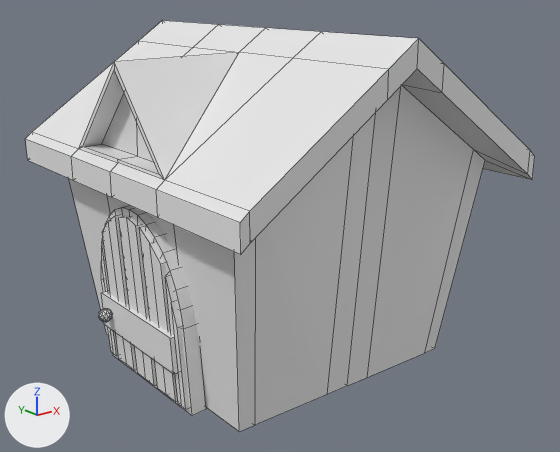
The Blender file Assets/Models/Environment/Cabin.blend, before and after one commit.
Both versions are drawn from a 50 mm camera at (-3.05, -3.95, 2.41) aimed at (0.03, -0.1, 0.87). The axes (+X, +Y, +Z) are drawn at lower left. The lights are the same throughout. Mesh edges are drawn as thin lines.

Script lines for the objects in view, before the commit:
```python
me_circle = bpy.data.meshes.new('Circle')
me_circle.from_pydata(...)  # 152 vertices, 192 faces; spans x -1.0..0.95, y -1.0..1.0, z -0.39..0.0
me_cube_001 = bpy.data.meshes.new('Cube.001')
me_cube_001.from_pydata(...)  # 71 vertices, 66 faces; spans x -1.12..0.0, y -1.26..1.26, z -1.0..1.14
ob_circle = bpy.data.objects.new('Circle', me_circle)
ob_circle.location = (-0.875, 0.007, 0.559)
ob_circle.rotation_euler = (0.0, 1.511, 0.0)  # degrees (0, 87, 0)
ob_circle.scale = (0.593, 0.5, 0.593)
ob_cube = bpy.data.objects.new('Cube', me_cube_001)
ob_cube.location = (0.0, 0.0, 1.0)
_m = ob_cube.modifiers.new('Mirror', 'MIRROR')
_m.use_clip = True
```
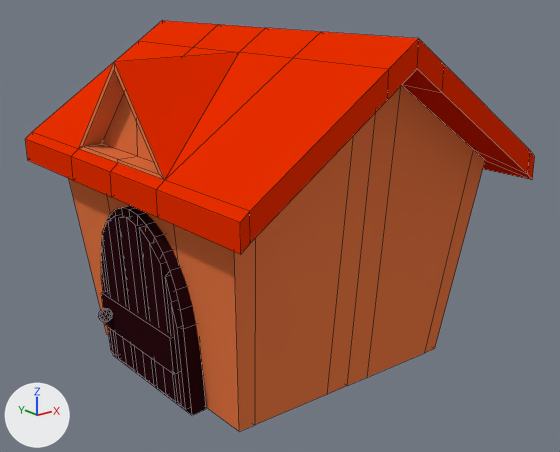
Pixel boxes (x1, y1, x2, y2) of what changed, in the pictures (560 x 452 px):
'Circle', recoloured (grey to black): (98, 206, 206, 416) in both
part 1 of me_cube_001, recoloured: (25, 21, 535, 254) in both
part 2 of me_cube_001, recoloured (grey to orange): (79, 63, 165, 180) in both
part 3 of me_cube_001, recoloured: (174, 85, 485, 431) in both
part 4 of me_cube_001, recoloured: (69, 179, 111, 336) in both
part 5 of me_cube_001, recoloured: (107, 196, 178, 260) in both

The change in detail:
Material 'Roof' (mat_roof) is new.
Its base color is (0.8, 0.028, 0.0) (orange #e72f00).
Material 'Walls' (mat_walls) is new.
Its base color is (0.8, 0.186, 0.0584) (orange #e77744).
Material 'Door' (mat_door) is new.
Its base color is (0.0237, 0.004, 0.00648) (black #2b0d13).
me_circle has 152 vertices, 192 faces and spans x -1.0..0.95, y -1.0..1.0, z -0.39..0.0.
me_circle now uses material mat_door (black #2b0d13).
me_cube_001 has 71 vertices, 66 faces and spans x -1.12..0.0, y -1.26..1.26, z -1.0..1.14.
me_cube_001 is used by ob_cube; location (0.0, 0.0, 1.0).
me_cube_001 part 1: 34 of the faces centred in x -1.12..-0.09, y -1.26..1.26, z 0.29..1.07 switch from no material to mat_roof (orange #e72f00).
me_cube_001 part 2: all 10 faces centred in x -1.06..-0.93, y -0.24..0.24, z 0.44..0.71 switch from no material to mat_walls (orange #e77744).
me_cube_001 part 3: all 4 faces centred in x -0.9..-0.08, y -0.91..-0.64, z -0.33..-0.03 switch from no material to mat_walls (orange #e77744).
me_cube_001 part 4: all 4 faces centred in x -0.9..-0.08, y 0.64..0.91, z -0.33..-0.03 switch from no material to mat_walls (orange #e77744).
me_cube_001 part 5: all 2 faces centred in x -0.9, y -0.19..0.19, z -0.33 switch from no material to mat_walls (orange #e77744).
